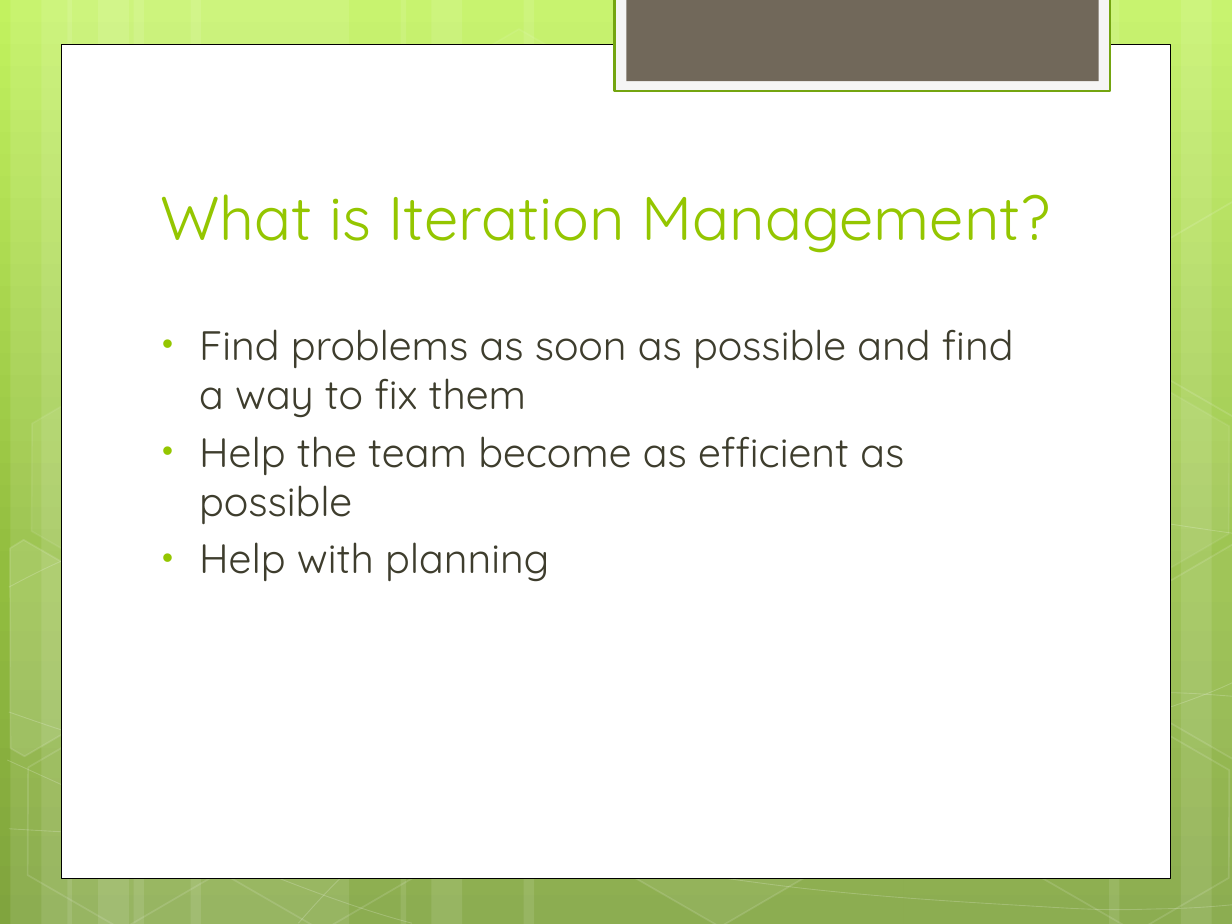
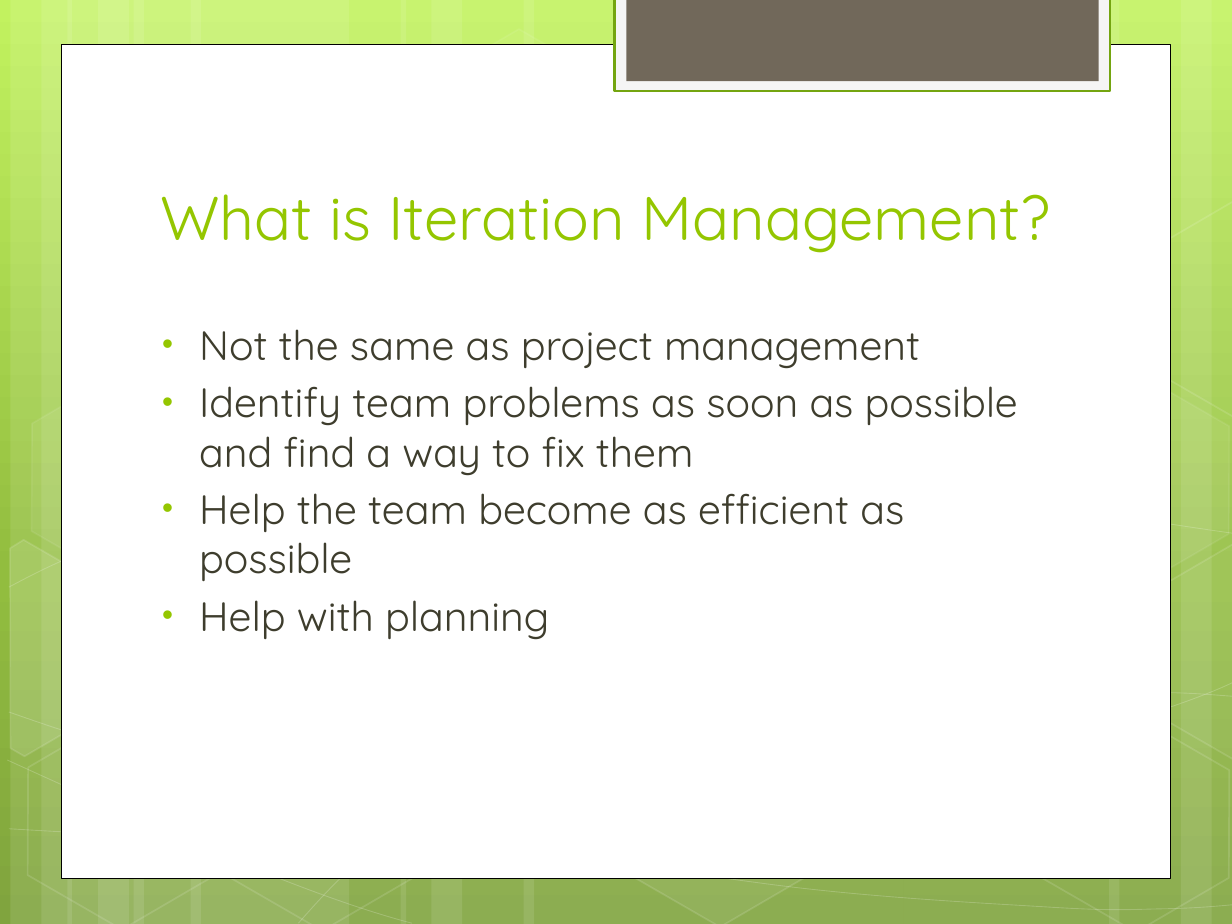
Before and after one commit to JonKruger/iteration-management, a slide deck: slide 2 of Iteration Management - Your Key to Predictable Delivery.pptx. Drawn at 1232x924 pixels with LibreOffice and Linux fonts; fonts in the diff are those of the drawing. Boxes give left, top, right and bottom in pixels: in the first picture for what was removed or moved away, otherwise in the second. Text is boxed around its words. In the diff, an @@ line names an element or a change of style, - is before the commit and + after.

```diff
--- a/Iteration Management - Your Key to Predictable Delivery.pptx
+++ b/Iteration Management - Your Key to Predictable Delivery.pptx
@@ text at <box>199,329,1018,476</box>: text changed @@
-• Find problems as soon as possible and find a way to fix them
+• Not the same as project management
+• Identify team problems as soon as possible and find a way to fix them
```
Also in this commit, not shown: 15 other slides changed, 1 slide added, 1 other file.
